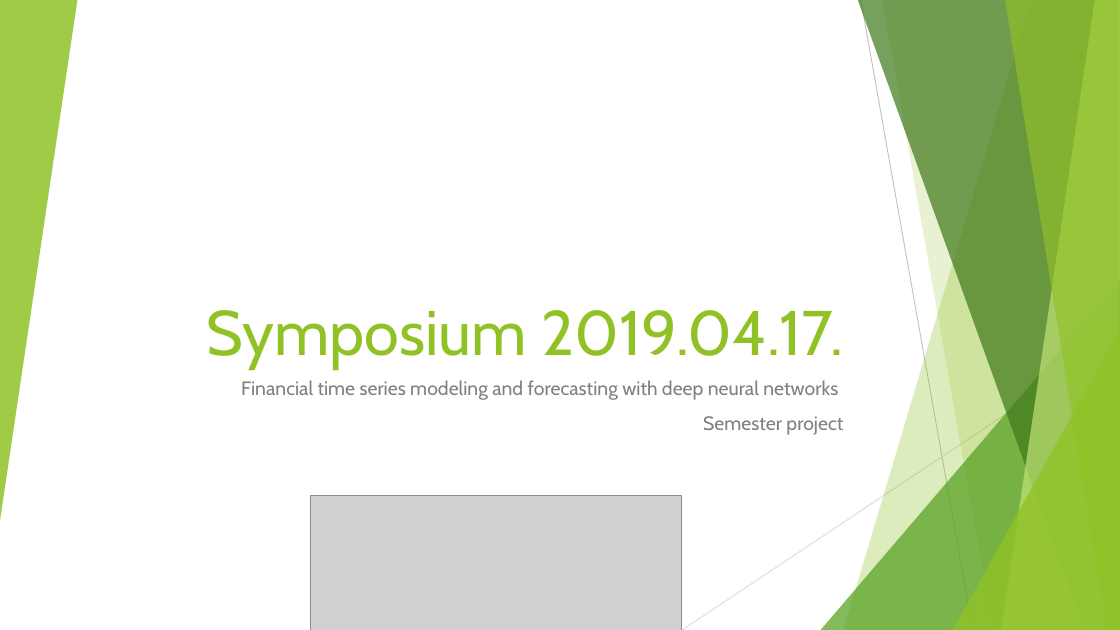
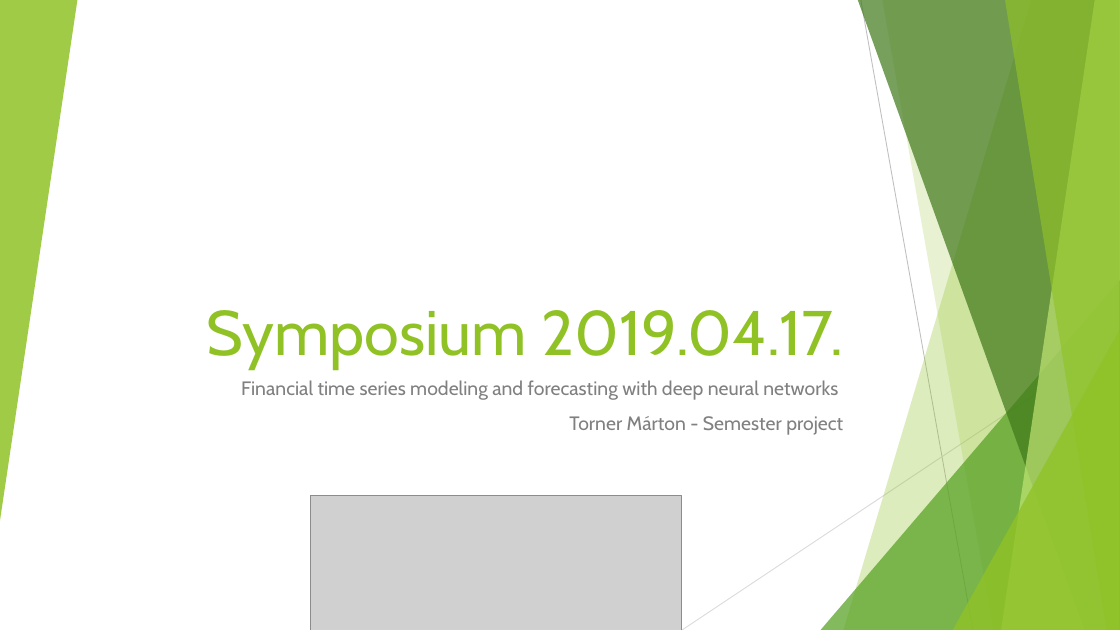
Before and after one commit to tornermarton/SemesterProject, a slide deck: slide 1 of doc/symposium/04_17/symposium.pptx. Drawn at 1120x630 pixels with LibreOffice and Linux fonts; fonts in the diff are those of the drawing; grey boxes stand for pictures. Boxes give left, top, right and bottom in pixels: in the first picture for what was removed or moved away, otherwise in the second. Text is boxed around its words. In the diff, an @@ line names an element or a change of style, - is before the commit and + after.

```diff
--- a/doc/symposium/04_17/symposium.pptx
+++ b/doc/symposium/04_17/symposium.pptx
@@ subtitle at <box>569,416,843,435</box>: text changed @@
-Semester project
+Torner Márton - Semester project
```
Also in this commit, not shown: 2 other slides changed, 5 other files.
